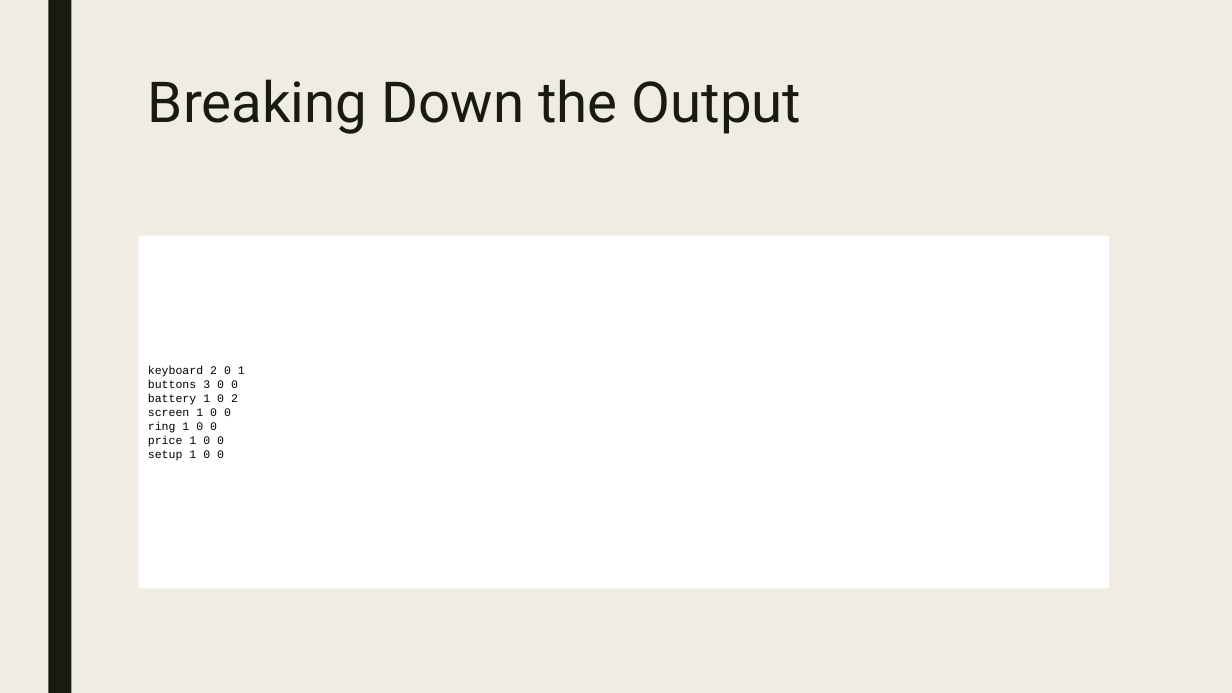
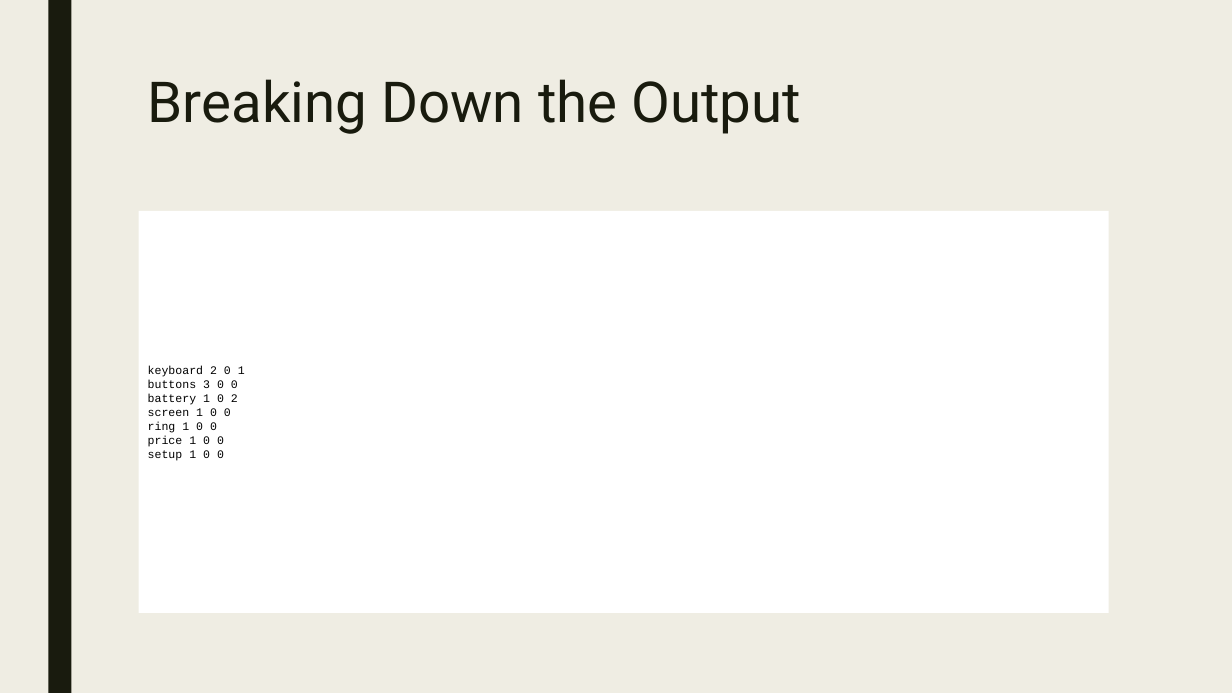
Before and after one commit to walker76-school/sentiment-analysis, a slide deck: slide 9 of presentation.pptx. Drawn at 1232x693 pixels with LibreOffice and Linux fonts; fonts in the diff are those of the drawing. Boxes give left, top, right and bottom in pixels: in the first picture for what was removed or moved away, otherwise in the second. Text is boxed around its words. In the diff, an @@ line names an element or a change of style, - is before the commit and + after.

```diff
--- a/presentation.pptx
+++ b/presentation.pptx
@@ rectangle "keyboard 2 0 1 buttons ...": place and size @@
-rectangle "keyboard 2 0 1 buttons ..." at [139, 231, 1109, 593]
+rectangle "keyboard 2 0 1 buttons ..." at [139, 211, 1109, 613]
@@ rectangle "keyboard 2 0 1 buttons ..." at [139, 211, 1109, 613]: text to rectangle @@
```
Also in this commit, not shown: 8 other slides changed.
